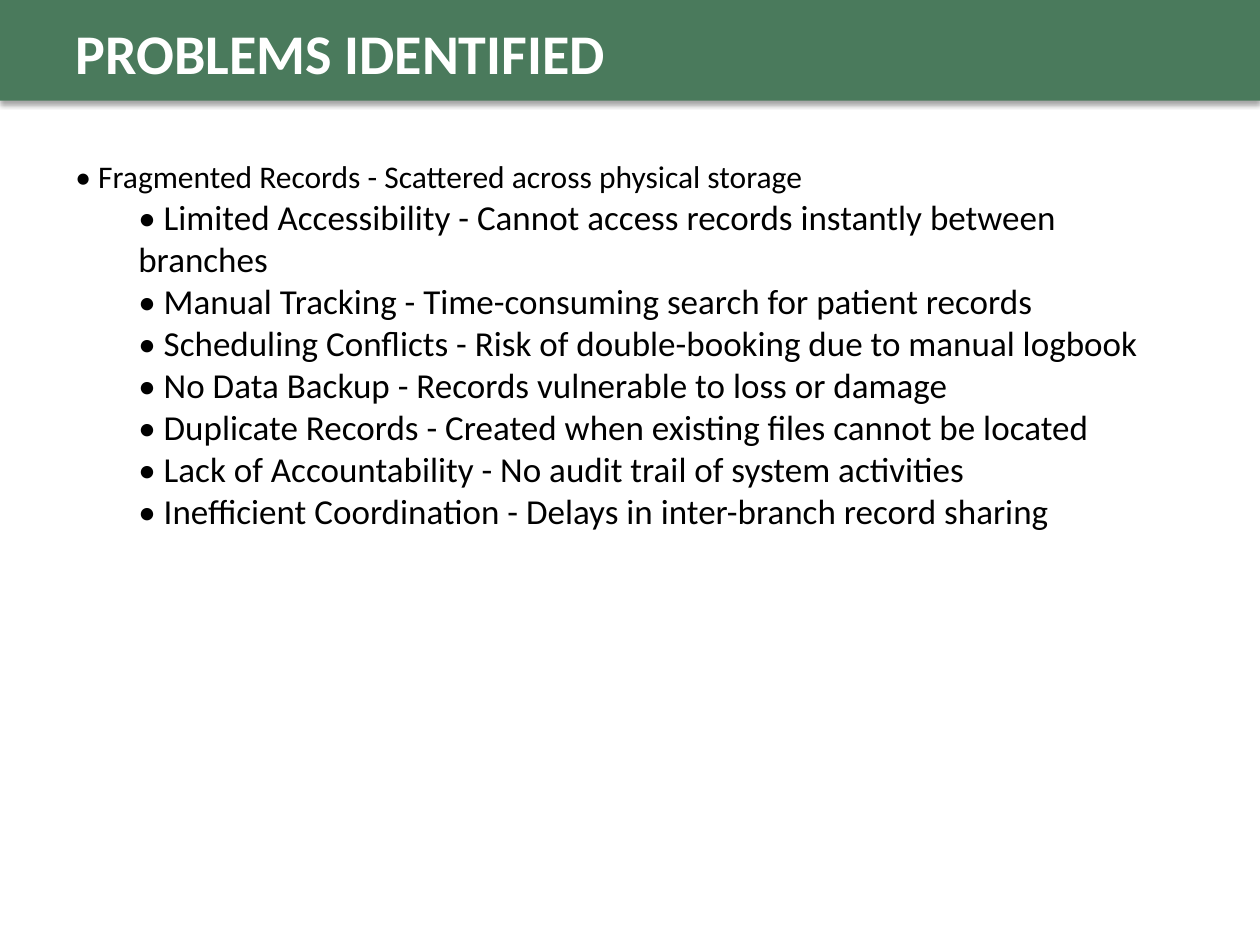
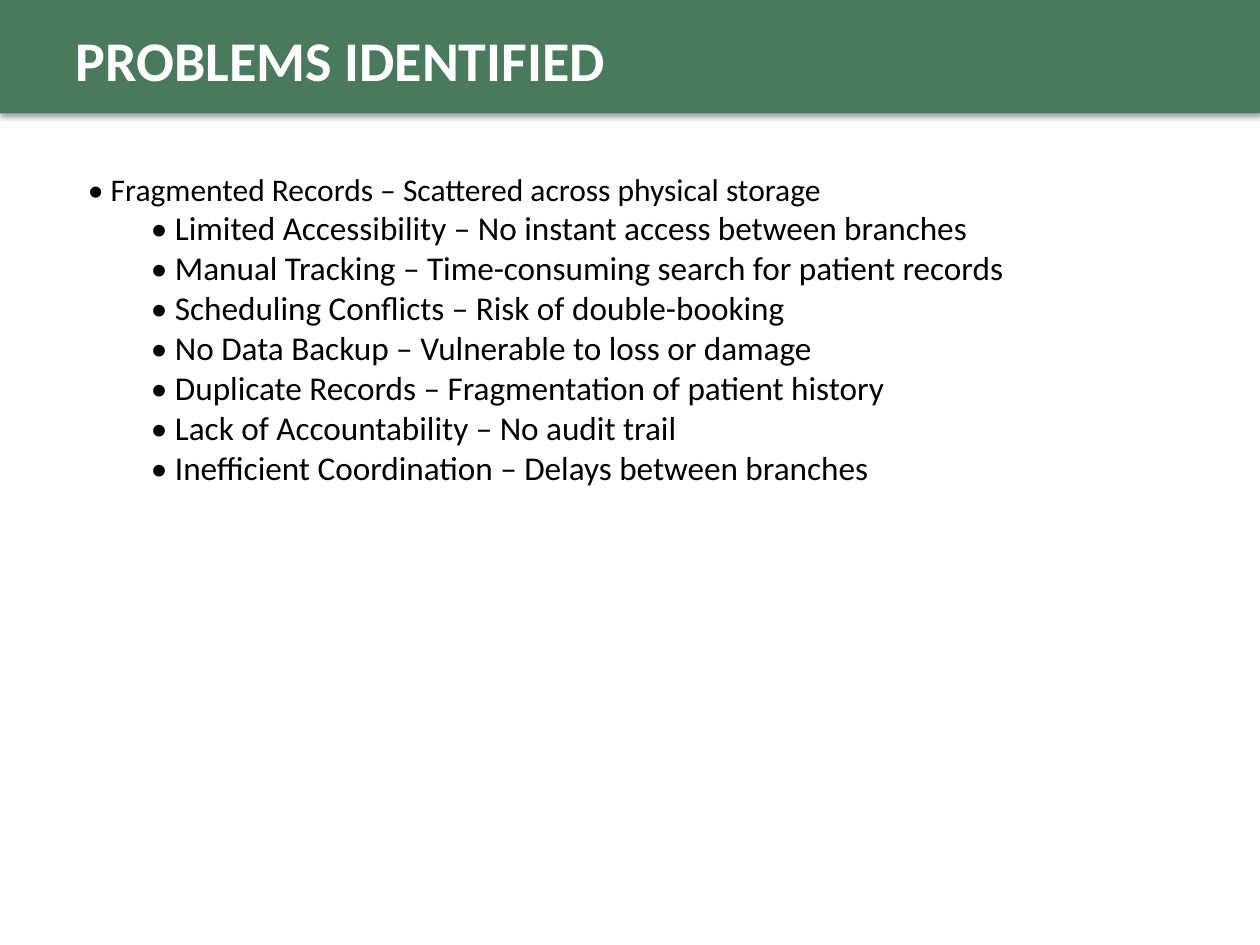
Before and after one commit to fritzmichael1-2/gonzaga-dental-clinic-system, a slide deck: slide 5 of GDCMAS_Final_Defense_Presentation.pptx (slide 4 before the commit). Drawn at 1260x945 pixels with LibreOffice and Linux fonts; fonts in the diff are those of the drawing. Boxes give left, top, right and bottom in pixels: in the first picture for what was removed or moved away, otherwise in the second. Text is boxed around its words. In the diff, an @@ line names an element or a change of style, - is before the commit and + after.

```diff
--- a/GDCMAS_Final_Defense_Presentation.pptx
+++ b/GDCMAS_Final_Defense_Presentation.pptx
@@ rectangle resized from (x1=0, y1=0, x2=1260, y2=101) to (x1=0, y1=0, x2=1260, y2=113) @@
@@ text "PROBLEMS IDENTIFIED" moved from (x1=75, y1=37, x2=604, y2=75) to (x1=75, y1=44, x2=604, y2=82) @@
@@ text at (x1=111, y1=179, x2=1003, y2=486): text changed; size 20 to 19 pt @@
-• Fragmented Records - Scattered across physical storage
-  • Limited Accessibility - Cannot access records instantly between branches
-  • Manual Tracking - Time-consuming search for patient records
-  • Scheduling Conflicts - Risk of double-booking due to manual logbook
-  • No Data Backup - Records vulnerable to loss or damage
-  • Duplicate Records - Created when existing files cannot be located
-  • Lack of Accountability - No audit trail of system activities
-  • Inefficient Coordination - Delays in inter-branch record sharing
+• Fragmented Records – Scattered across physical storage
+  • Limited Accessibility – No instant access between branches
+  • Manual Tracking – Time-consuming search for patient records
+  • Scheduling Conflicts – Risk of double-booking
+  • No Data Backup – Vulnerable to loss or damage
+  • Duplicate Records – Fragmentation of patient history
+  • Lack of Accountability – No audit trail
+  • Inefficient Coordination – Delays between branches
```
Also in this commit, not shown: 5 other slides changed, 4 slides added, 4 slides removed.
